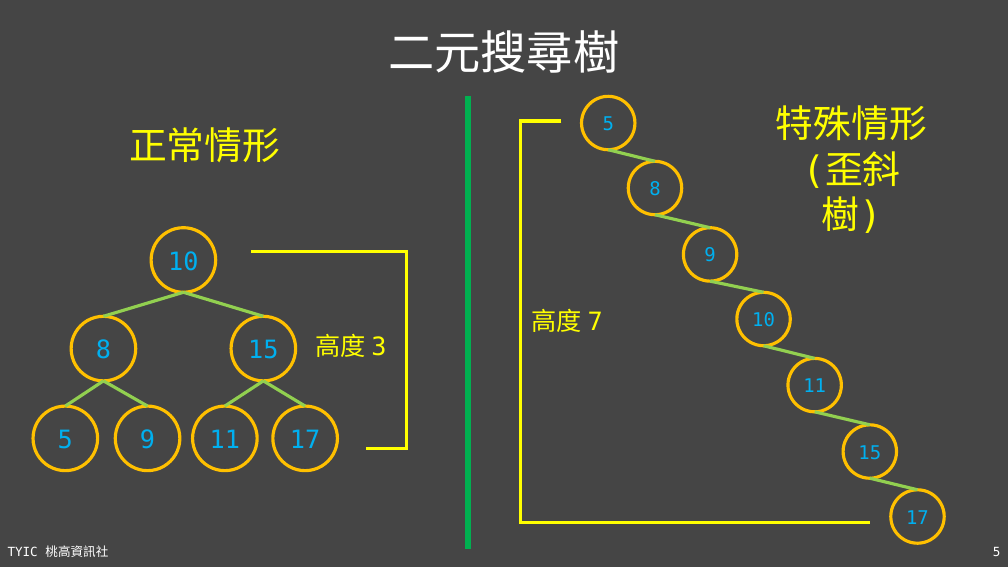
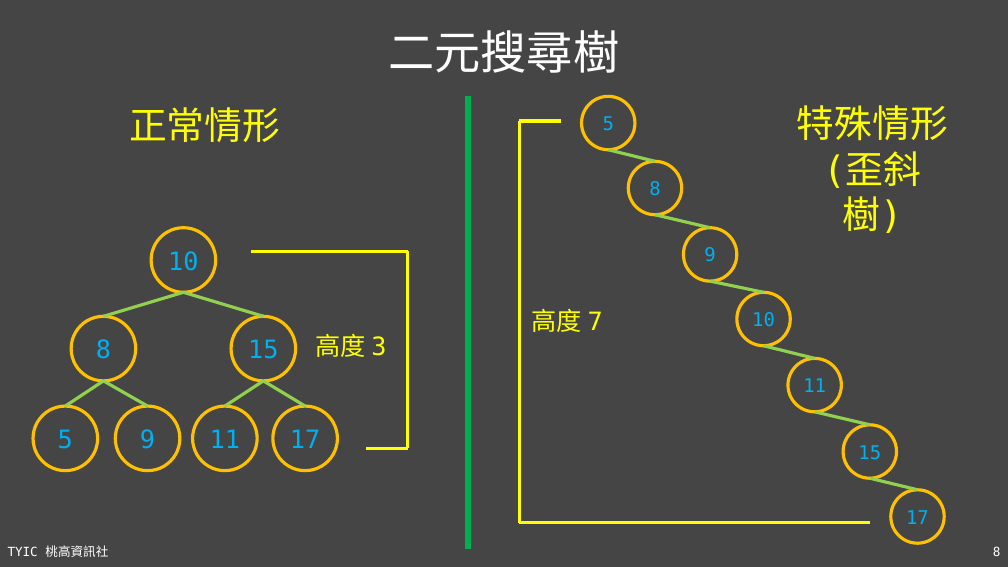
Before and after one commit to TYSHIC/slides, a slide deck: slide 8 of ppt/99_補充：資料結構與演算法.pptx (slide 5 before the commit). Drawn at 1008x567 pixels with LibreOffice and Linux fonts; fonts in the diff are those of the drawing. Boxes give left, top, right and bottom in pixels: in the first picture for what was removed or moved away, otherwise in the second. Text is boxed around its words. In the diff, an @@ line names an element or a change of style, - is before the commit and + after.

```diff
--- a/ppt/99_補充：資料結構與演算法.pptx
+++ b/ppt/99_補充：資料結構與演算法.pptx
@@ text "正常情形": place and size @@
-text "正常情形" at (129,127,280,162)
+text "正常情形" at (129,107,280,142)
@@ text "特殊情形": place and size @@
-text "特殊情形" at (776,105,927,233)
+text "特殊情形" at (797,105,948,233)
@@ page number at (993,546,1001,556): text changed @@
-5
+8
```
Also in this commit, not shown: 2 other slides changed, 3 slides added, 7 other files.
